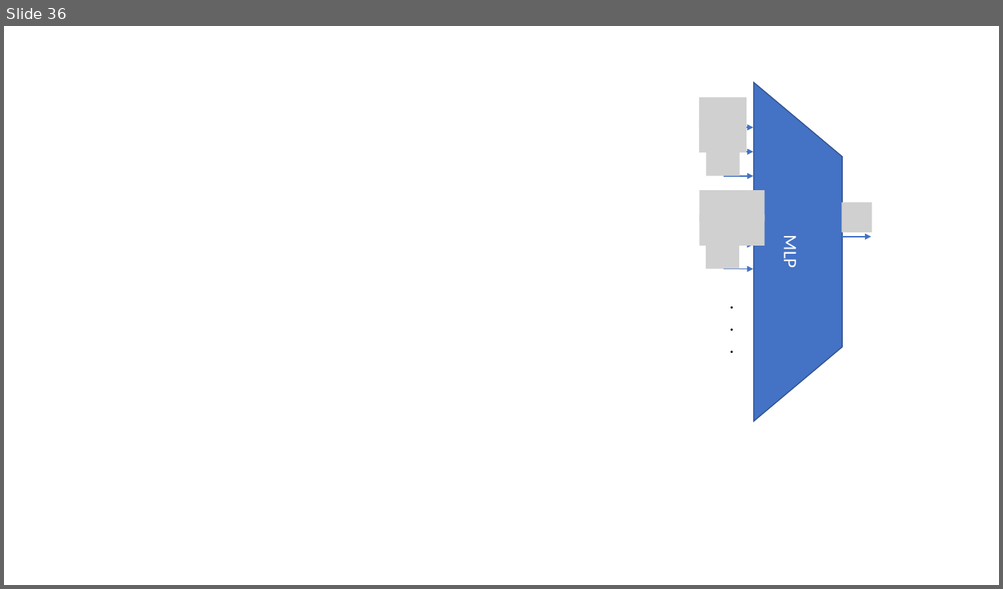
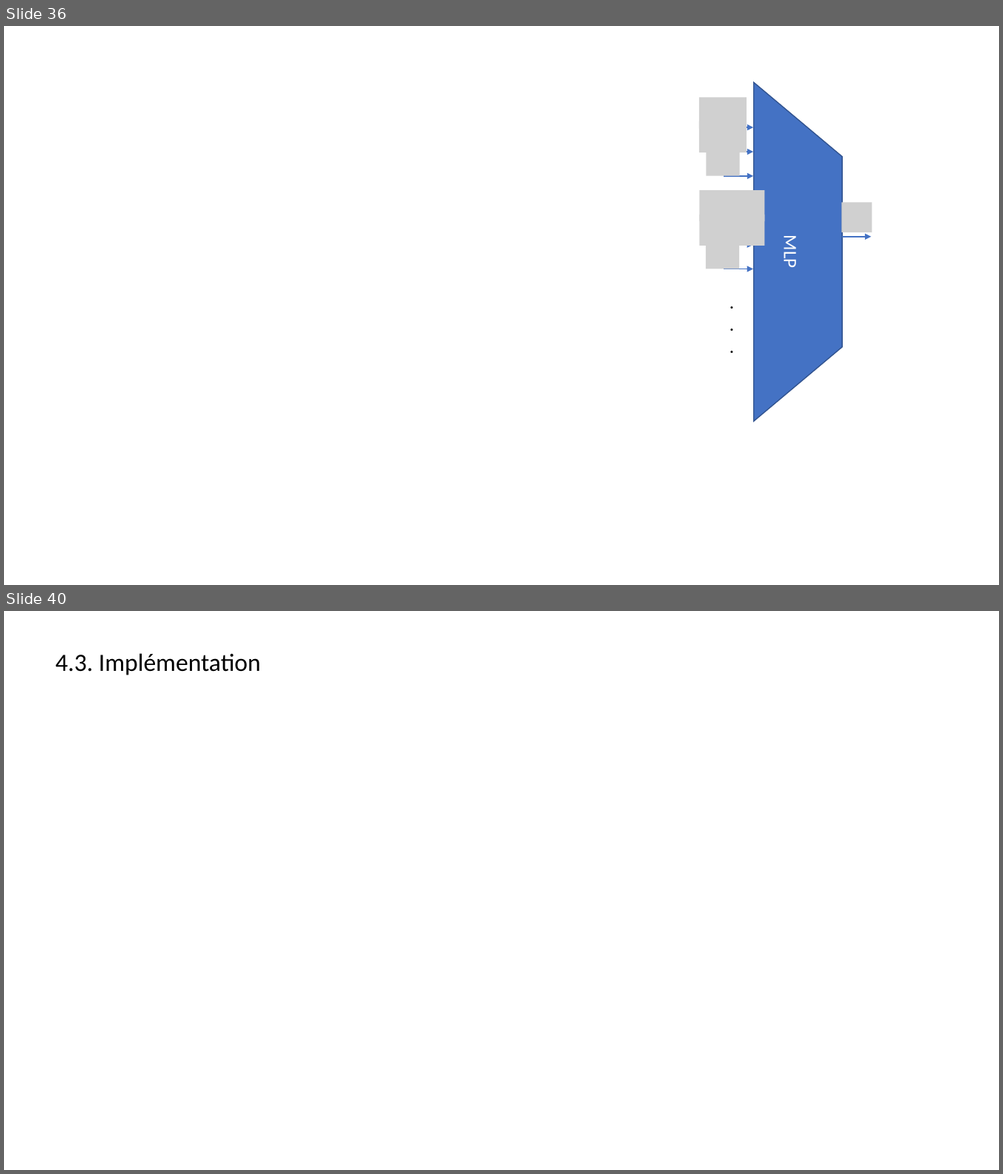
Before and after one commit to jolindien-git/jolindien-git.github.io, a slide deck: Intelligence Artificielle et Analyse de donnees.pptx. Shown one above the other, each under a label of ours: slide 36 before the commit, slides 36 and 40 after it; the slides between them are not shown. The pictures are 1003x589 and 1003x1174 pixels, drawn with LibreOffice and Linux fonts; fonts in the diff are those of the drawing; grey boxes stand for pictures. Boxes give left, top, right and bottom in pixels: in the first picture for what was removed or moved away, otherwise in the second. Text is boxed around its words. In the diff, an @@ line names an element or a change of style, - is before the commit and + after.

```diff
--- a/Intelligence Artificielle et Analyse de donnees.pptx
+++ b/Intelligence Artificielle et Analyse de donnees.pptx
@@ slide 40 added at <box>4,611,999,1170</box>, background #FFFFFF @@
@@ text added at <box>55,653,261,675</box>, 24 pt, text #000000 @@
+4.3. Implémentation
```
Also in this commit, not shown: 2 slides changed, 3 other slides added, 1 slide removed, 1 other file.
